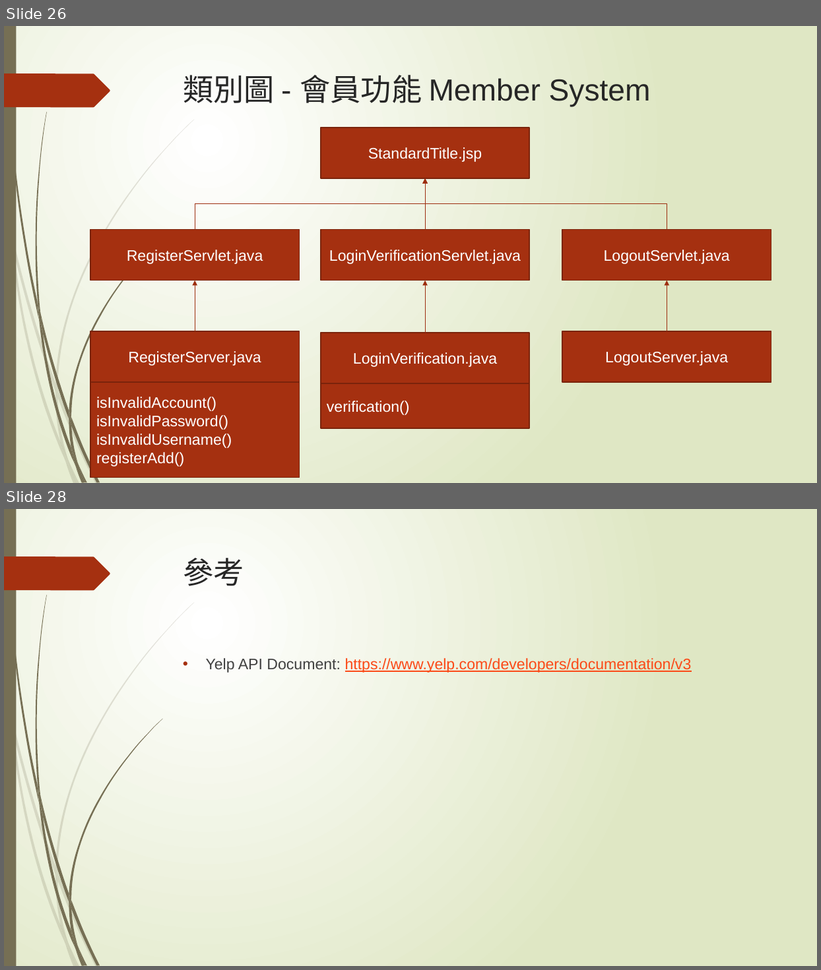
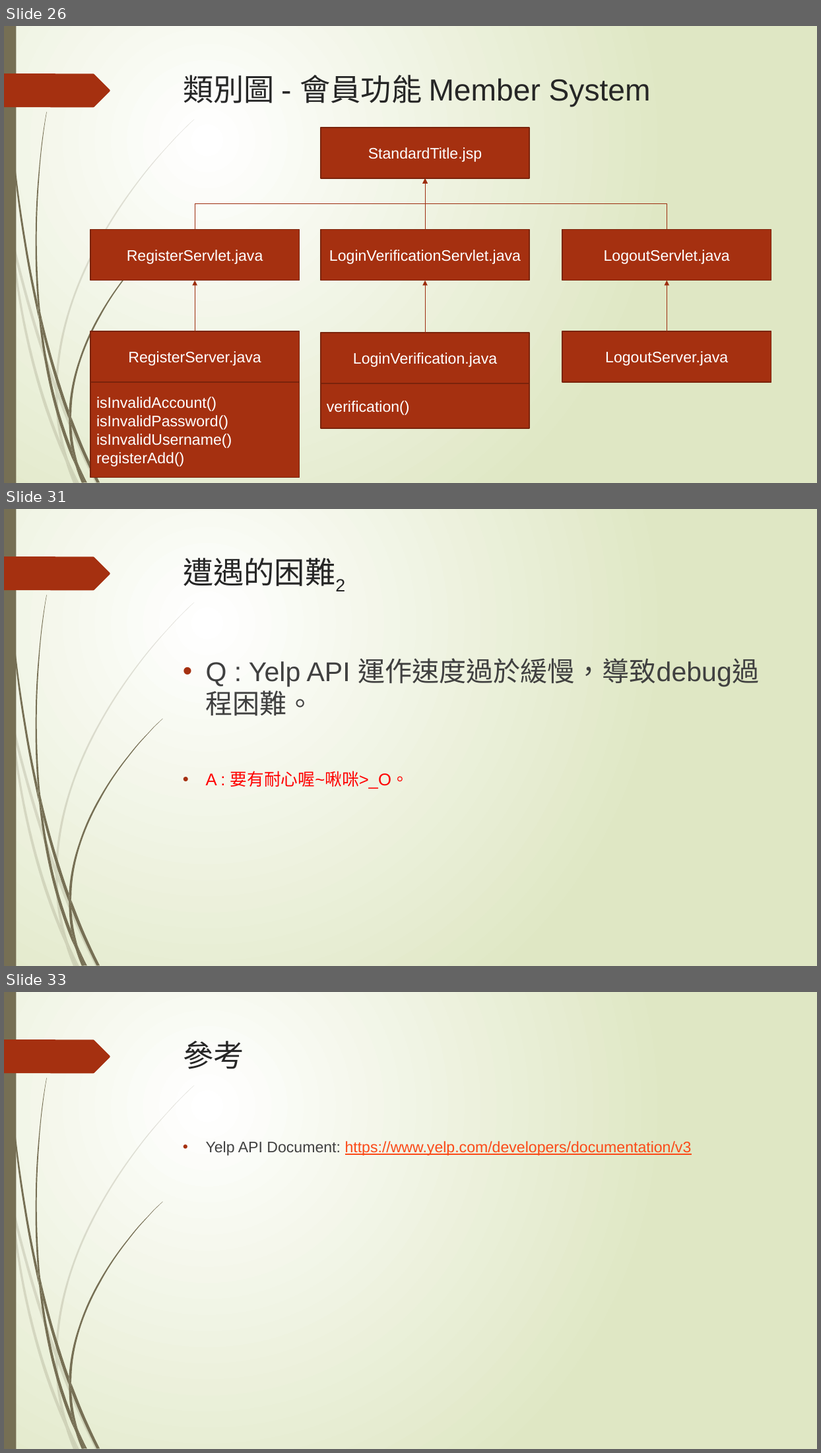
Before and after one commit to penut85420/WBSE_Project, a slide deck: 其他/YelpBlaBla.pptx. Shown one above the other, each under a label of ours: slides 26 and 28 before the commit, slides 26, 31 and 33 after it; the slides between them are not shown. The pictures are 821x970 and 821x1453 pixels, drawn with LibreOffice and Linux fonts; fonts in the diff are those of the drawing. Boxes give left, top, right and bottom in pixels: in the first picture for what was removed or moved away, otherwise in the second. Text is boxed around its words. In the diff, an @@ line names an element or a change of style, - is before the commit and + after.

Commit message:
投影片內容修改
啾咪>_O

```diff
--- a/其他/YelpBlaBla.pptx
+++ b/其他/YelpBlaBla.pptx
@@ slide 31 added at [4, 509, 817, 966], background gradient #FFFFFF to #DFE8C4; not listed: 24 template elements that a slide beside it also shows @@
@@ title added at [183, 558, 345, 591], 36 pt, text #262626 @@
+遭遇的困難2
@@ text added at [206, 658, 759, 789], 32 pt, text #404040 @@
+• Q : Yelp API 運作速度過於緩慢，導致debug過程困難。
+• A : 要有耐心喔~啾咪>_O。
@@ what was slide 28 is now slide 33 @@
```
Also in this commit, not shown: 3 slides changed, 4 other slides added, 6 other files.
